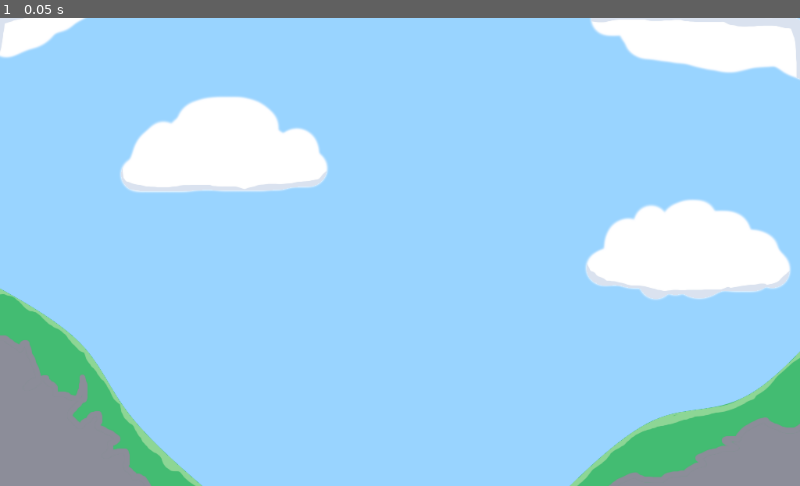
Above: before the commit, frame 1.
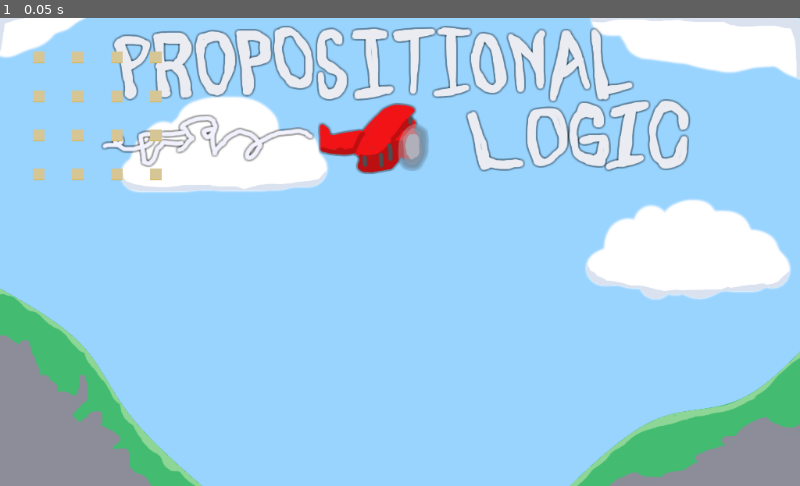
Above: after the commit, the same moment.

Repository: JCharatCollins/HackCMU
Game: Godot game, scene res://Root.tscn
Two runs of this game, one before a commit and one after it. Both use one fixed random seed, a clock stepped at 60 frames per second and the inputs below.
Inputs:
- Up to frame 1 (0.05 s): no input

The runs differ from the first frame. In frame 1, 10% of the frame differs, in the area x 4-87%, y 1-35%.

Commit message:
tile grid generation

Diff:
--- /dev/null
+++ b/Grid.gd
@@ -0,0 +1,28 @@
+extends Node2D
+
+var tile = preload("res://Tile.tscn")
+
+var tiles = []
+
+# Declare member variables here. Examples:
+# var a = 2
+# var b = "text"
+
+
+# Called when the node enters the scene tree for the first time.
+func _ready():
+	pass # Replace with function body.
+
+
+# Called every frame. 'delta' is the elapsed time since the previous frame.
+#func _process(delta):
+#	pass
+
+
+func _on_Root_ready():
+	for x in range(4):
+		for y in range(4):
+			var newTile = tile.instance()
+			newTile.init_tile("default", 50*(x)+50, 50*(y)+50)
+			add_child(newTile, true)
+	pass # Replace with function body.
--- /dev/null
+++ b/Root.gd
@@ -0,0 +1,16 @@
+extends Node2D
+
+
+# Declare member variables here. Examples:
+# var a = 2
+# var b = "text"
+
+
+# Called when the node enters the scene tree for the first time.
+func _ready():
+	pass # Replace with function body.
+
+
+# Called every frame. 'delta' is the elapsed time since the previous frame.
+#func _process(delta):
+#	pass
--- a/Root.tscn
+++ b/Root.tscn
@@ -1,9 +1,29 @@
-[gd_scene load_steps=2 format=2]
+[gd_scene load_steps=7 format=2]
 
 [ext_resource path="res://background.png" type="Texture" id=1]
+[ext_resource path="res://dropshadow.shader" type="Shader" id=2]
+[ext_resource path="res://title.png" type="Texture" id=3]
+[ext_resource path="res://Grid.gd" type="Script" id=4]
+[ext_resource path="res://Root.gd" type="Script" id=5]
+
+[sub_resource type="ShaderMaterial" id=1]
+shader = ExtResource( 2 )
+shader_param/radius = 2.0
+shader_param/modulate = Color( 0, 0, 0, 1 )
 
 [node name="Root" type="Node2D"]
+script = ExtResource( 5 )
 
-[node name="Sprite" type="Sprite" parent="."]
+[node name="Background" type="Sprite" parent="."]
 position = Vector2( 512, 300 )
 texture = ExtResource( 1 )
+
+[node name="Title" type="Sprite" parent="."]
+material = SubResource( 1 )
+position = Vector2( 516, 108 )
+texture = ExtResource( 3 )
+
+[node name="Grid" type="Node2D" parent="."]
+script = ExtResource( 4 )
+
+[connection signal="ready" from="." to="Grid" method="_on_Root_ready"]
--- /dev/null
+++ b/Tile.gd
@@ -0,0 +1,24 @@
+extends AnimatedSprite
+
+var propType = "default"
+var gridLocation = Vector2(0, 0)
+
+func init_tile(var type, var x, var y):
+	propType = type
+	gridLocation.x = x
+	gridLocation.y = y
+	play(propType)
+# Declare member variables here. Examples:
+# var a = 2
+# var b = "text"
+
+
+# Called when the node enters the scene tree for the first time.
+func _ready():
+	set_position(gridLocation)
+	pass # Replace with function body.
+
+
+# Called every frame. 'delta' is the elapsed time since the previous frame.
+#func _process(delta):
+#	pass
--- /dev/null
+++ b/Tile.tscn
@@ -0,0 +1,17 @@
+[gd_scene load_steps=4 format=2]
+
+[ext_resource path="res://tilebackground.png" type="Texture" id=1]
+[ext_resource path="res://Tile.gd" type="Script" id=2]
+
+[sub_resource type="SpriteFrames" id=1]
+animations = [ {
+"frames": [ ExtResource( 1 ) ],
+"loop": true,
+"name": "default",
+"speed": 5.0
+} ]
+
+[node name="Tile" type="AnimatedSprite"]
+scale = Vector2( 0.1, 0.1 )
+frames = SubResource( 1 )
+script = ExtResource( 2 )
--- /dev/null
+++ b/dropshadow.shader
@@ -0,0 +1,24 @@
+shader_type canvas_item;
+render_mode blend_mix;
+
+uniform float radius = 5.0;
+uniform vec4 modulate: hint_color;
+
+void fragment() {
+	vec2 ps = TEXTURE_PIXEL_SIZE;
+
+	vec4 shadow = texture(TEXTURE, UV + vec2(-radius, -radius) * ps);
+
+	shadow += texture(TEXTURE, UV + vec2(-radius, 0.0) * ps);
+	shadow += texture(TEXTURE, UV + vec2(-radius, radius) * ps);
+	shadow += texture(TEXTURE, UV + vec2(0.0, -radius) * ps);
+	shadow += texture(TEXTURE, UV + vec2(0.0, radius) * ps);
+	shadow += texture(TEXTURE, UV + vec2(radius, -radius) * ps);
+	shadow += texture(TEXTURE, UV + vec2(radius, 0.0) * ps);
+	shadow += texture(TEXTURE, UV + vec2(radius, radius) * ps);
+	shadow /= 8.0;
+	shadow *= modulate;
+
+	vec4 col = texture(TEXTURE, UV);
+	COLOR = mix(shadow, col, col.a);
+}
Binary file added: tilebackground.png
Not shown, added: tilebackground.png.import
Binary file added: title.png
